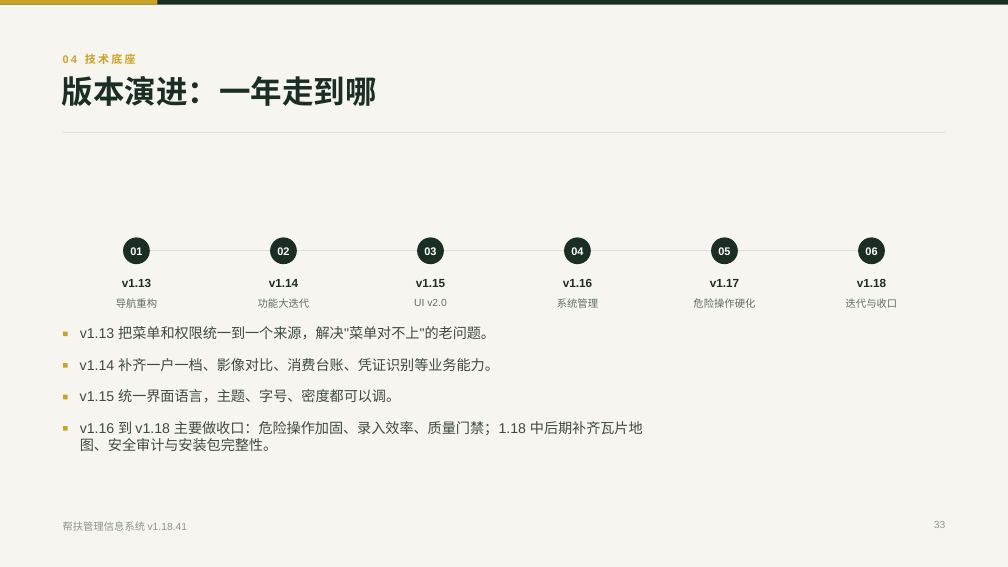
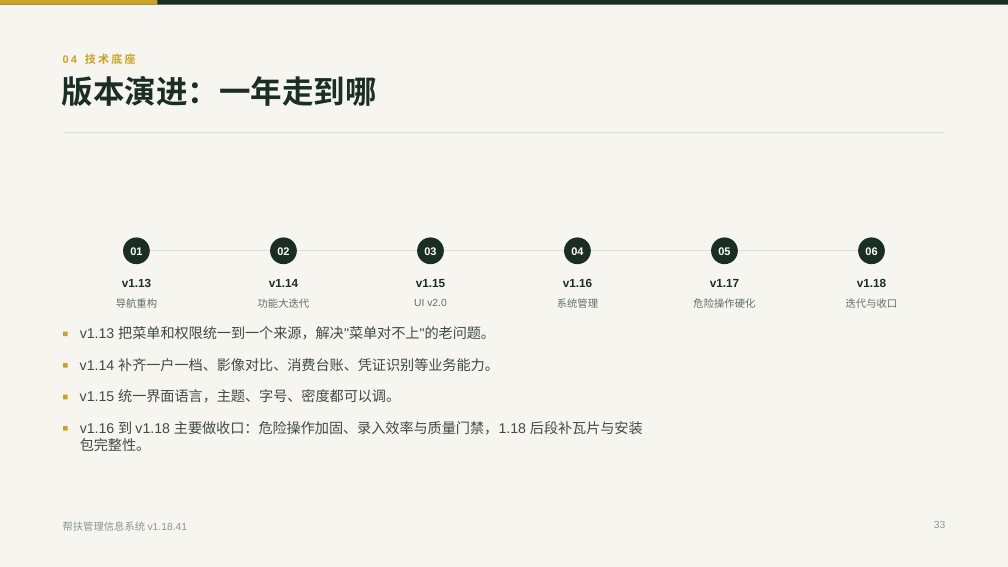
Before and after one commit to lzh745200/MRRS, a slide deck: slide 33 of docs/帮扶管理信息系统介绍-零基础版.pptx. Drawn at 1008x567 pixels with LibreOffice and Linux fonts; fonts in the diff are those of the drawing. Boxes give left, top, right and bottom in pixels: in the first picture for what was removed or moved away, otherwise in the second. Text is boxed around its words. In the diff, an @@ line names an element or a change of style, - is before the commit and + after.

Commit message:
docs(ppt): 零基础版版本演进末条收短，与相邻条目行宽一致

```diff
--- a/docs/帮扶管理信息系统介绍-零基础版.pptx
+++ b/docs/帮扶管理信息系统介绍-零基础版.pptx
@@ text at (80,421,643,451): text changed @@
-v1.16 到 v1.18 主要做收口：危险操作加固、录入效率、质量门禁；1.18 中后期补齐瓦片地图、安全审计与安装包完整性。
+v1.16 到 v1.18 主要做收口：危险操作加固、录入效率与质量门禁，1.18 后段补瓦片与安装包完整性。
```
